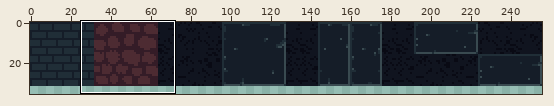
Two states of a pixel-art file, TK/Assets/Sprites/World/spritesheet.aseprite. The first picture is a wide view before the edit; the outline marks the close-up.
Close-up. Before:
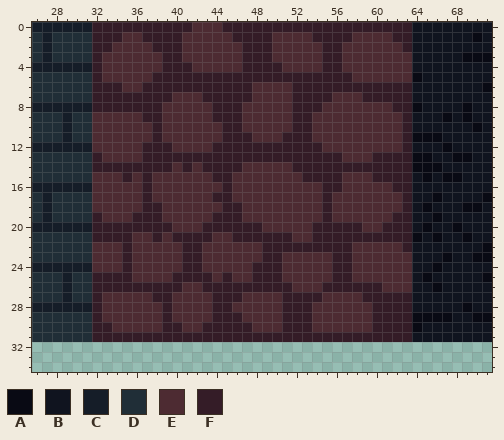
256x256 pixels, 1 frame. Shown: x 26..71, y 0..34. The wide view leaves out empty margins.
Palette (. is transparent): A #090a14  B #10141f  C #151d28  D #202e37  E #4d2b32  F #341c27
Pixels before, first column x 26:
 0 CCCCCCFFFFFFFFFFEEEFFFFFFFFFFFFFFFFFFFBBBBBBBB
 1 DCDDDDFFFEEFFFFEEEEEFFFFEEEEFFFFEEEEFFBBBBBBAB
 2 DCDDDDFFEEEEFFFEEEEEEFFFEEEEEFFEEEEEEFBBBBBBBB
 3 DCDDDDFEEEEEEFFEEEEEEFFFEEEEEFFEEEEEEEBBBBBAAA
 4 CCCCCCFEEEEEEFFFEEEEEFFFFEEEEFFEEEEEEEBBBBBBBB
 5 DDDDDDFEEEEEFFFFFFFFFFFFFFFFFFFFEEEEEEABBBBBBB
 6 DDDDDDFFFEEFFFFFFFFFFFEEEEFFFFFFFFFFFFBBBBBBBA
 7 DDDDDDFFFFFFFFEEEFFFFFEEEEFFFFEEEFFFFFBBBBBBBB
 8 CCCCCCFFFFFFFEEEEEFFFEEEEEFFFEEEEEEEFFABBBBABB
 9 DDDCDDEEEEEFFEEEEEFFFEEEEEFFEEEEEEEEEFBBBABABB
10 DDDCDDEEEEEEFEEEEEEFFEEEEEFFEEEEEEEEEFBBBBBBAB
11 DDDCDDEEEEEEFEEEEEEFFFEEEFFFEEEEEEEEEFAAABBBBB
12 CCCCCCEEEEEFFFEEEEFFFFFFFFFFFEEEEEEEEFBBBABBBB
13 DDDDDDFEEEEFFFFFFFFFFFFFFFFFFFFEEEFFFFAABBAABB
14 DDDDDDFFFFFFFFEFEFFFFEEEEEFFFFFFFFFFFFAAABBBBB
15 DDDDDDEEEFEFEEEEEEFFEEEEEEEFFFFEEEFFFFBABAABBB
16 CCCCCCEEEEEFEEEEEEEFEEEEEEEEEFFEEEEEFFBBBBBBBB
17 DCDDDDEEEEEFEEEEEEFFEEEEEEEEEFEEEEEEEFBBABBBBA
18 DCDDDDEEEEEFFEEEEEEFFEEEEEEEEFEEEEEEEFBABBBAAB
19 DCDDDDFEEEFFFEEEEEFFFEEEEEEEEFEEEEEEFFBBABBBBB
20 CCCCCCFFFFFFFFEEEFFFFFFEEEEEFFFFFEEFFFBABBABBB
21 DDDDDDFFFFEEFEFFFFEEFFFFFFEEFFFFFFFFFFABABBABB
22 DDDDDDEEEFEEEEEFFEEEEEEFFFFFFFFFEEEEEFBBBBBBBA
23 DDDDDDEEEFEEEEEFFEEEEEEFFEEEEEFFEEEEEEBBBABBAA
24 CCCCCCEEEFEEEEEFFEEEEEFFFEEEEEFFEEEEEEBBABBBBB
25 DDDCDDFFFFEEEEFFFFEFEEFFFEEEEEFFEEEEEEBABBBBBA
26 DDDCDDFFFFFFFFFEEFFFFFFFFFEEEFFFFFFEEEBBABBBBB
27 DDDCDDFEEEEEFFEEEEFFFEEEEFFFFEEEEFFFFFBBBBBBBB
28 CCCCCCFEEEEEEFEEEEFFEEEEEFFFEEEEEEFFFFBBBBBABB
29 DDDDDDFEEEEEEFEEEEFFFEEEEFFFEEEEEEFFFFAAAABBAA
30 DDDDDDFFEEEEEFFEEFFFFFEEEFFFEEEEEEFFFFABBBBBBB
31 DDDDDDFFFFFFFFFFFFFFFFFFFFFFFFFFFFFFFFBBBBBBBB
And afterwards:
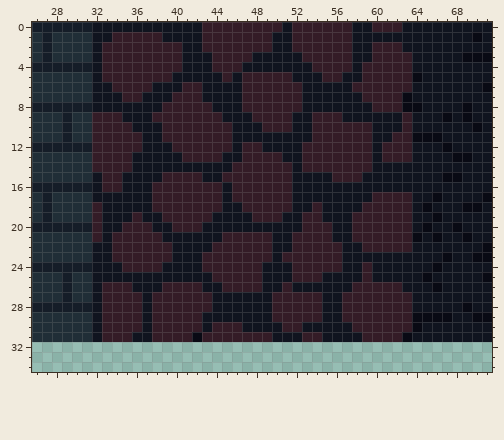
What changed:
y 0: x 32..44 FFFFFFFFFFEEE -> BBBBBBBBBBBFF; x 51 F -> B; x 58..59 FF -> BB; x 63 F -> B
y 1: x 32..33 FF -> BB; x 35..36 EE -> FF; x 39..45 FFEEEEE -> BBBBFFF; x 50..53 EEEE -> BBFF; x 58..63 EEEEFF -> BBBBBB
y 2: x 32 F -> B; x 34..37 EEEE -> FFFF; x 41..46 EEEEEE -> BBFFFF; x 50..54 EEEEE -> BBFFF; x 57..63 EEEEEEF -> FBBFFFB
y 3: x 32..38 FEEEEEE -> BFFFFFF; x 41..46 EEEEEE -> BBBFFF; x 48..54 FFEEEEE -> BBBBBFF; x 57..63 EEEEEEE -> FBBFFFF
y 4: x 32..38 FEEEEEE -> BFFFFFF; x 41..54 FEEEEEFFFFEEEE -> BBBFFFBBBBBBBF; x 57..63 EEEEEEE -> FBFFFFF
y 5: x 32..37 FEEEEE -> BFFFFF; x 40..44 FFFFF -> BBBBB; x 46 F -> B; x 52..54 FFF -> BBB; x 57..63 FEEEEEE -> BBFFFFF
y 6: x 32..33 FF -> BB; x 35..36 EE -> FF; x 38..40 FFF -> BBB; x 43..46 FFFF -> BBBB; x 48..51 EEEE -> FFFF; x 53..57 FFFFF -> BBBBB
y 7: x 32..34 FFF -> BBB; x 37..46 FFFEEEFFFF -> BBBFFFBBBB; x 48..51 EEEE -> FFFF; x 53..58 FFFEEE -> BBBBBB; x 63 F -> A
y 8: x 32..51 FFFFFFFEEEEEFFFEEEEE -> BBBBBBBFFFFFBBBFFFFF; x 53..61 FFEEEEEEE -> BBBBBBBFF; x 63 F -> A
y 9: x 32..37 EEEEEF -> FFFBBB; x 39..43 EEEEE -> FFFFF; x 45..62 FFEEEEEFFEEEEEEEEE -> BBBFFFFBBFFFBBBBBB
y 10: x 32..44 EEEEEEFEEEEEE -> FFFFBBBFFFFFF; x 46..62 FEEEEEFFEEEEEEEEE -> BBBFFFBBFFFFFFBBB
y 11: x 32..44 EEEEEEFEEEEEE -> FFFFFBBFFFFFF; x 46..62 FFEEEFFFEEEEEEEEE -> BBBBBBBBFFFFFFBBF
y 12: x 32..43 EEEEEFFFEEEE -> FFFFFBBBFFFF; x 46 F -> B; x 49..52 FFFF -> BBBB; x 55..62 EEEEEEEE -> FFFFFBFF
y 13: x 33..40 EEEEFFFF -> FFFBBBBB; x 45..46 FF -> BB; x 51..52 FF -> BB; x 57..60 EEEF -> FFFB; x 64..65 AA -> BB
y 14: x 36..45 FFFFEFEFFF -> BBBBBBBBBB; x 47..52 EEEEEF -> FFFFFB; x 60..66 FFFFAAA -> BBBBBBB
y 15: x 32..44 EEEFEFEEEEEEF -> BFFBBBBFFFFBB; x 46..55 EEEEEEEFFF -> FFFFFFBBBB; x 57..63 EEEFFFF -> FFBBBBB; x 65 A -> B
y 16: x 32..63 EEEEEFEEEEEEEFEEEEEEEEEFFEEEEEFF -> BFFBBBFFFFFFFBFFFFFFBBBBBBBBBBBB
y 17: x 32..43 EEEEEFEEEEEE -> BBBBBBFFFFFF; x 45..62 FEEEEEEEEEFEEEEEEE -> BFFFFFFBBBBBBBBFFF
y 18: x 32..37 EEEEEF -> FBBBBB; x 39..62 EEEEEEFFEEEEEEEEFEEEEEEE -> FFFFFFBBFFFFFBBFBBBBFFFF
y 19: x 33..35 EEE -> BBB; x 37..61 FFEEEEEFFFEEEEEEEEFEEEEEE -> BBFFFFFBBBBFFFBBFFBBBFFFF
y 20: x 33..34 FF -> BB; x 38..53 FFEEEFFFFFFEEEEE -> BBFFFBBBBBBBBBBF; x 56..57 FF -> BB; x 59..60 EE -> FF
y 21: x 33 F -> B; x 36..37 EE -> FF; x 39..45 EFFFFEE -> BBBBBBF; x 50..53 FFEE -> BBFF; x 56..57 FF -> BB
y 22: x 32..34 EEE -> BBF; x 36..48 EEEEEFFEEEEEE -> FFFFBBBBFFFFF; x 50..51 FF -> BB; x 57..62 FEEEEE -> BBFFFF
y 23: x 32..34 EEE -> BBF; x 36..48 EEEEEFFEEEEEE -> FFFFBBBFFFFFF; x 50..55 FEEEEE -> BFFFFF; x 57..63 FEEEEEE -> BBBBBBB
y 24: x 32..34 EEE -> BBB; x 36..47 EEEEEFFEEEEE -> FFFBBBBFFFFF; x 49..55 FFEEEEE -> BBBFFFF; x 57..63 FEEEEEE -> BBFBBBB
y 25: x 32..44 FFFFEEEEFFFFE -> BBBBBBBBBBBBF; x 46..47 EE -> FF; x 49..63 FFEEEEEFFEEEEEE -> BBBFFFBBBBFBBBB
y 26: x 32 F -> B; x 36..38 FFF -> BBB; x 41..44 EEFF -> FFBB; x 49..50 FF -> BB; x 52..57 EEEFFF -> BBBBBB; x 61..63 EEE -> FFB
y 27: x 32..37 FEEEEE -> BFFFFB; x 40..50 EEEEFFFEEEE -> FFFFBBBBBBF; x 55..58 EEEE -> BBFF
y 28: x 32..38 FEEEEEE -> BFFFFBF; x 40..50 EEEEFFEEEEE -> FFFFBBBBBBF; x 54..59 EEEEEE -> FBBFFF
y 29: x 32..38 FEEEEEE -> BFFFFBF; x 40..50 EEEEFFFEEEE -> FFFBBBBBBBF; x 54..59 EEEEEE -> FBBFFF
y 30: x 32 F -> B; x 34..38 EEEEE -> FFFBF; x 41..43 EEF -> FFB; x 47..50 FEEE -> BBBB; x 53..59 FEEEEEE -> BBBBBFF
y 31: x 32 F -> B; x 36..37 FF -> BB; x 42 F -> A; x 50..52 FFF -> BBB; x 55..58 FFFF -> BBBB; x 63 F -> A
Where, in picture pixels (left, top, right, bottom), the same in both close-ups:
changed: (92, 22, 442, 342)
